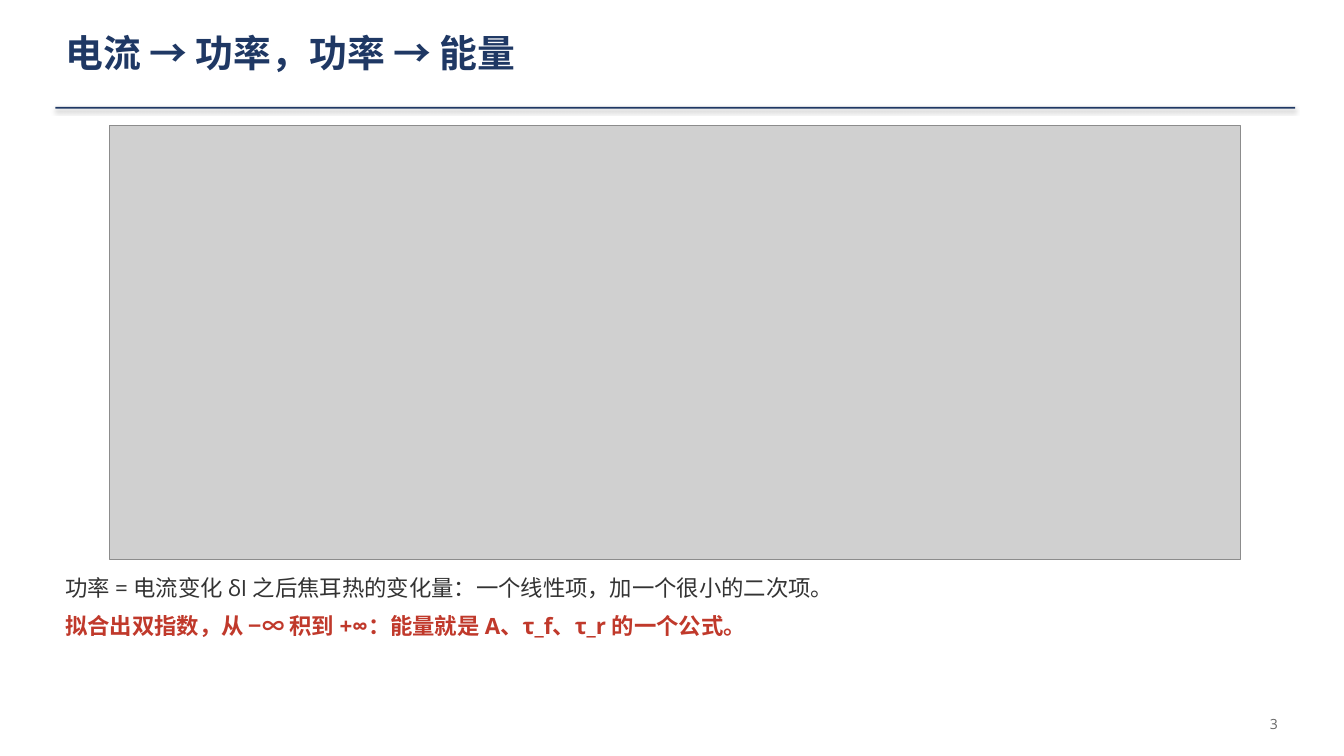
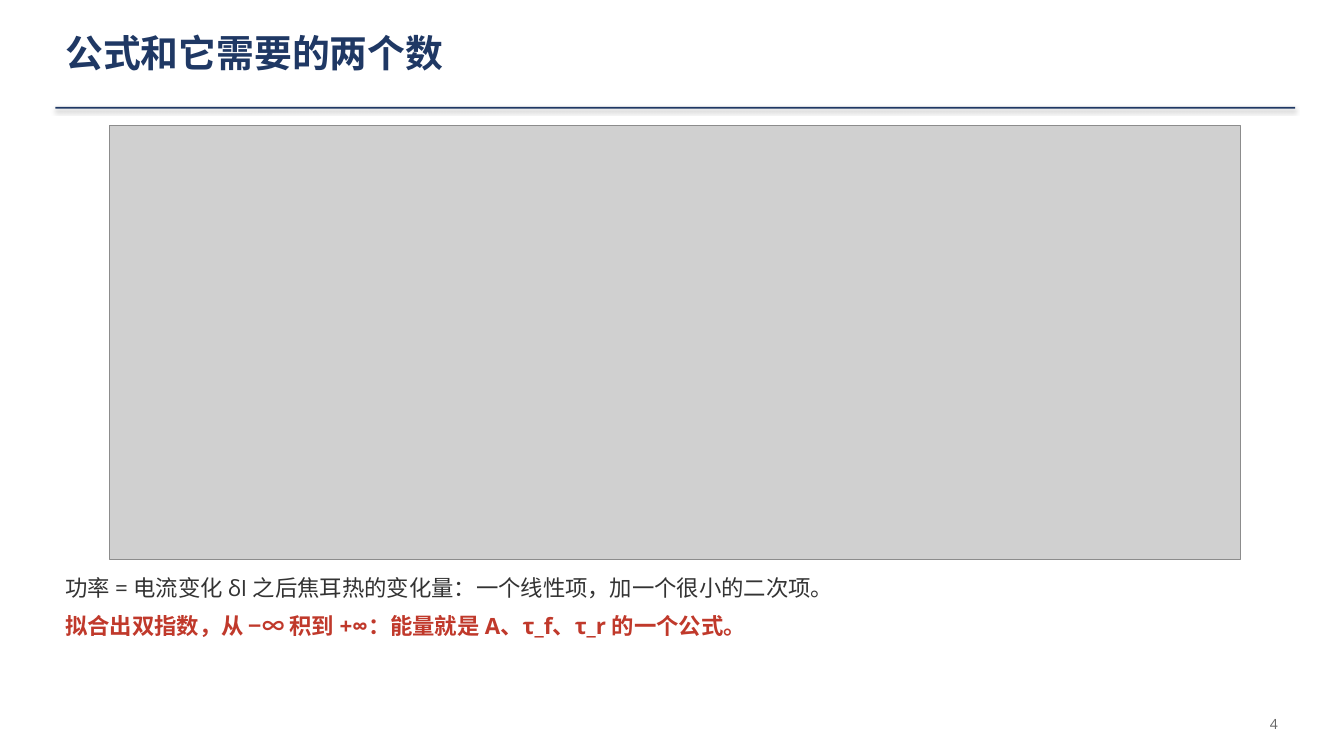
Before and after one commit to ZhihengLi0/urop, a slide deck: slide 4 of snolab/collection_efficiency/presentation/SNOLAB_R4_collection_efficiency_20260910_zh.pptx (slide 3 before the commit). Drawn at 1344x756 pixels with LibreOffice and Linux fonts; fonts in the diff are those of the drawing; grey boxes stand for pictures. Boxes give left, top, right and bottom in pixels: in the first picture for what was removed or moved away, otherwise in the second. Text is boxed around its words. In the diff, an @@ line names an element or a change of style, - is before the commit and + after.

```diff
--- a/snolab/collection_efficiency/presentation/SNOLAB_R4_collection_efficiency_20260910_zh.pptx
+++ b/snolab/collection_efficiency/presentation/SNOLAB_R4_collection_efficiency_20260910_zh.pptx
@@ text at box(65, 34, 443, 71): text changed @@
-电流 → 功率，功率 → 能量
+公式和它需要的两个数
@@ text at box(1270, 719, 1278, 729): text changed @@
-3
+4
```
Also in this commit, not shown: 14 other slides changed, 1 slide added, 11 other files.
